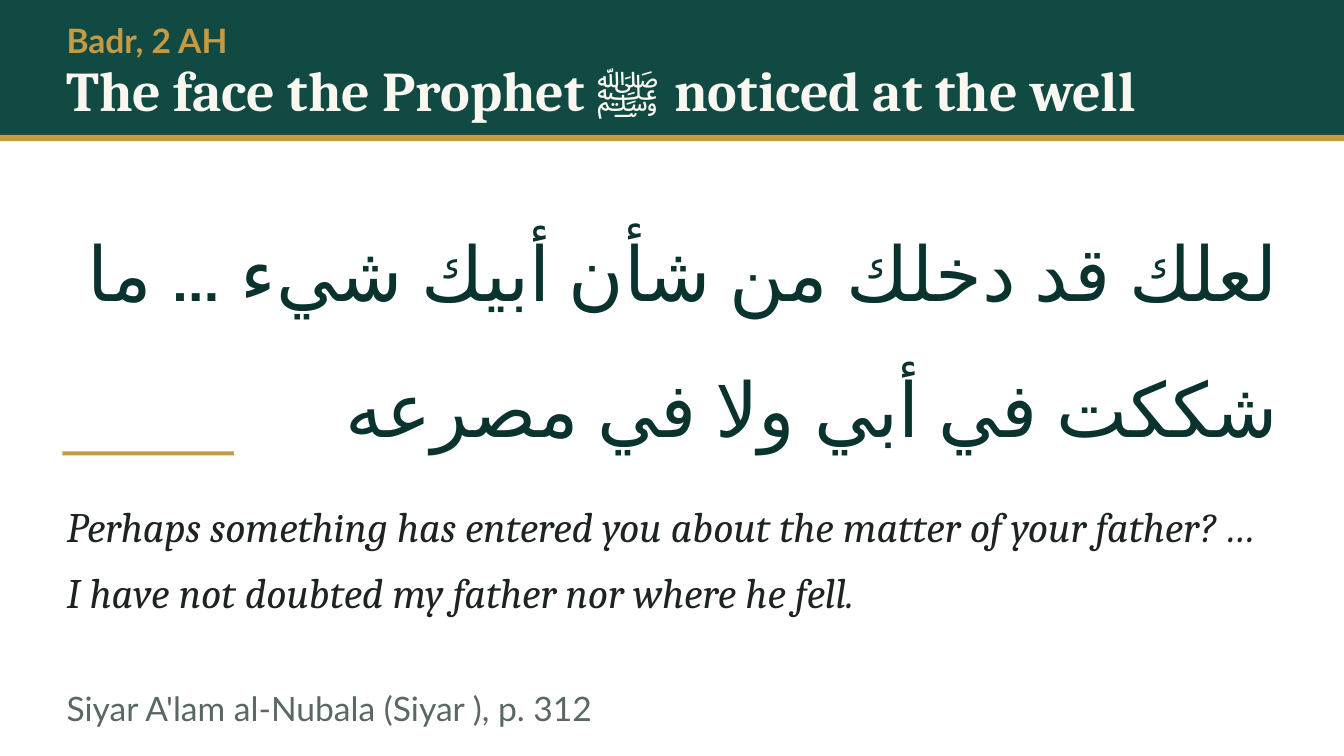
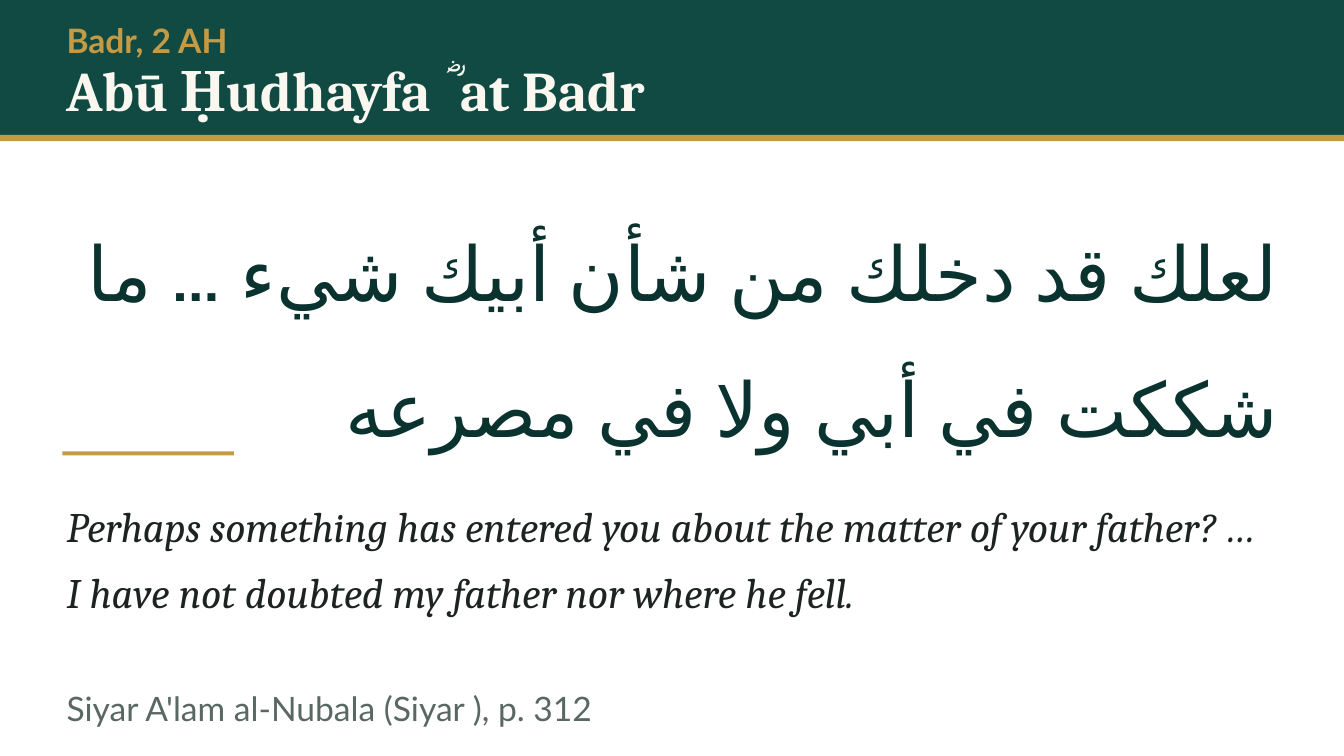
Before and after one commit to daniyalyasin93/2026SeptemberIslamicHistoryClass, a slide deck: slide 32 of S05_yamama_dead_oman_mahra/S05.pptx. Drawn at 1344x756 pixels with LibreOffice and Linux fonts; fonts in the diff are those of the drawing. Boxes give left, top, right and bottom in pixels: in the first picture for what was removed or moved away, otherwise in the second. Text is boxed around its words. In the diff, an @@ line names an element or a change of style, - is before the commit and + after.

```diff
--- a/S05_yamama_dead_oman_mahra/S05.pptx
+++ b/S05_yamama_dead_oman_mahra/S05.pptx
@@ text at (67,64,645,112): text changed @@
-The face the Prophet ﷺ noticed at the well
+Abū Ḥudhayfa ؓ at Badr
```
Also in this commit, not shown: 22 other slides changed, 6 other files.
